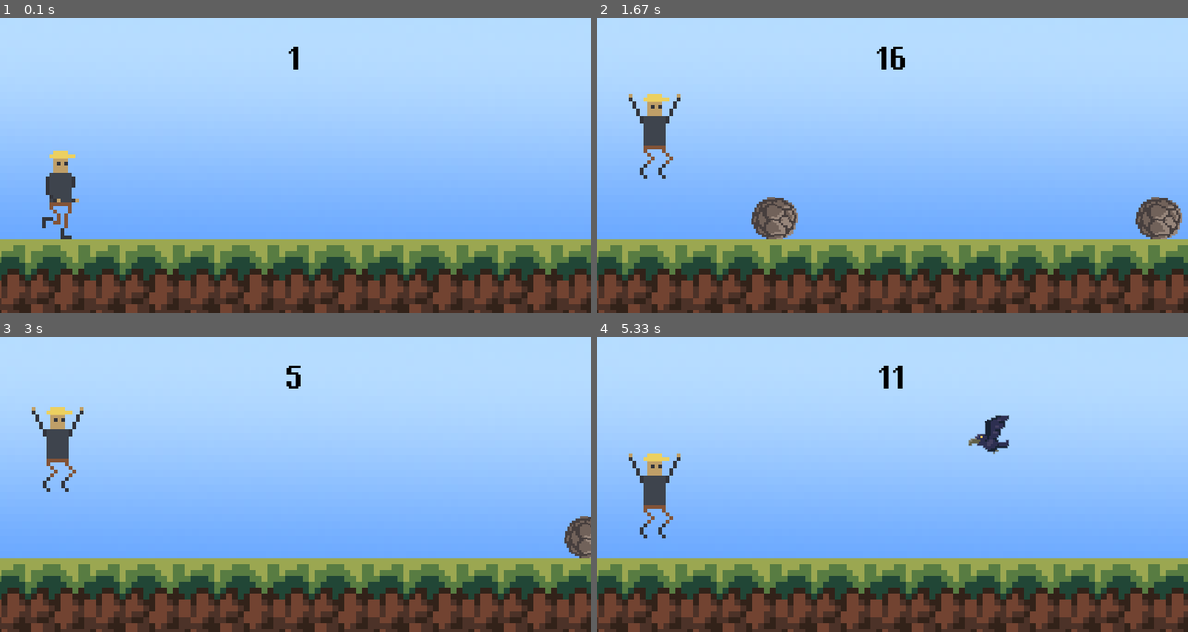
Above: before the commit, frames 1-4 (two rows, left to right).
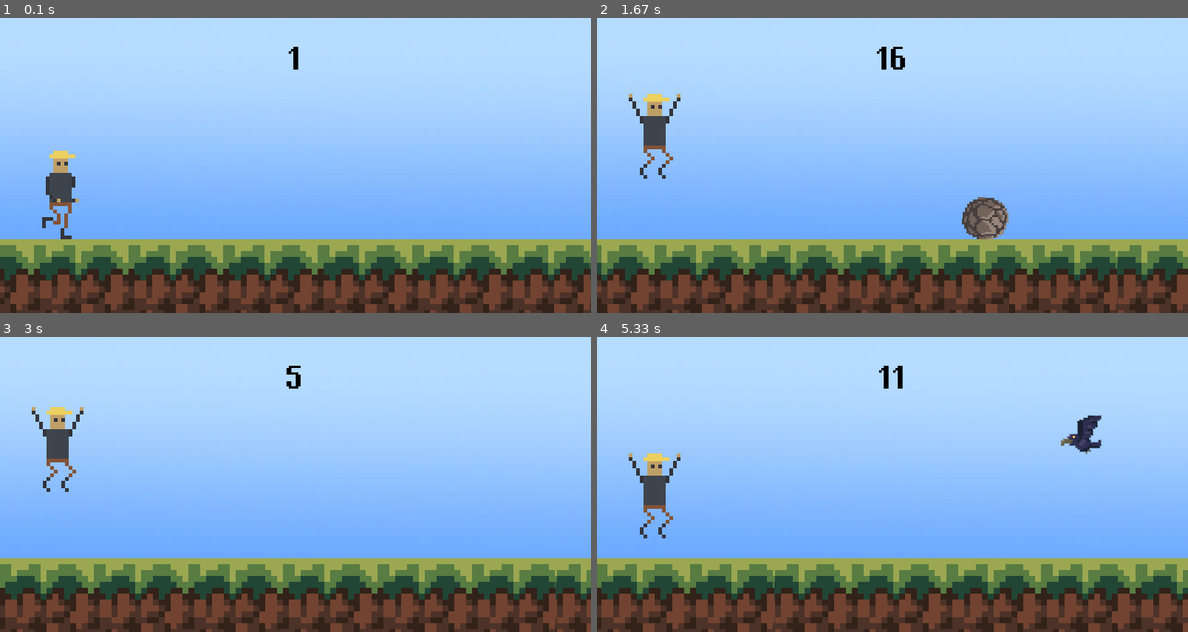
Above: after the commit, the same moments.

Repository: Dan-96/Pygame-Runner
Game: pygame game, started from main.py
The game is run twice, just before and just after one commit, with the same random seed, the same clock (stepped at 60 frames per second) and the same inputs.
Inputs:
- Up to frame 1 (0.1 s): no input
- Up to frame 2 (1.67 s): tap Space at 0.33, 0.73, 1.03, 1.23, 1.57 s
- Up to frame 3 (3 s): tap Space at 1.87, 2.07, 2.5, 2.63 s
- Up to frame 4 (5.33 s): tap Space at 3.4, 3.8, 4.23, 4.87 s

The runs differ from the first frame. In frame 1, 12% of the frame differs, in the area x 0-100%, y 77-100%; in frame 2, 17%; in frame 3, 16%; in frame 4, 17%, in the area x 0-100%, y 26-100%.

Commit message:
Ground scrolling and game difficulty scaling.
Added game difficulty scaling which makes objects faster as time passes.

Ground now scrolls infinitely with the same speed as objects.

Diff:
--- a/main.py
+++ b/main.py
@@ -90,9 +90,8 @@
 
     def update(self):
         self.animation_state()
-        self.rect.x -= 15
+        self.rect.x -= speed
         self.destroy()
-
 
 def display_score():
     current_time = int(round((pygame.time.get_ticks() - start_time) / 100))
@@ -116,7 +115,7 @@
 font = pygame.font.Font('Fonts/MP16REG.ttf', 50)
 game_active = True
 start_time = 0
-
+speed = 10
 player_group = pygame.sprite.GroupSingle()
 player_group.add(Player())
 
@@ -125,7 +124,10 @@
 # Background and ground
 background_surf = pygame.transform.scale((pygame.image.load('Graphics/Background.png').convert()), (800, 400))
 ground_surf = pygame.image.load('Graphics/Ground.png').convert()
-ground_rect = ground_surf.get_rect()
+ground_rect = ground_surf.get_rect(top = 300)
+ground_img_width = ground_surf.get_width()
+ground_x1 = 0
+ground_x2 = ground_img_width
 
 # Boulder obstacle
 boulder_frame_1 = pygame.image.load('Graphics/Enemy_boulder_1.png').convert_alpha()
@@ -141,7 +143,7 @@
 bird_frame_index = 0
 bird_surf = bird_frames[int(bird_frame_index)]
 
-# Timer
+# Timers
 obstacle_timer = pygame.USEREVENT + 1
 pygame.time.set_timer(obstacle_timer, 700)
 
@@ -150,6 +152,9 @@
 
 boulder_animation_timer = pygame.USEREVENT + 3
 pygame.time.set_timer(boulder_animation_timer, 100)
+
+obstacle_speed = pygame.USEREVENT + 4
+pygame.time.set_timer(obstacle_speed, 50)
 
 while True:
     for event in pygame.event.get():
@@ -158,7 +163,7 @@
             exit()
         if game_active:
             if event.type == obstacle_timer:
-                obstacle_group.add(Obstacle(choice(['bird', 'boulder', 'boulder', 'boulder'])))
+                obstacle_group.add(Obstacle(choice(['bird', 'boulder', 'boulder'])))
 
             if event.type == boulder_animation_timer:
                 if boulder_frame_index == 0:
@@ -174,6 +179,9 @@
                     bird_frame_index = 0
                 bird_surf = bird_frames[bird_frame_index]
 
+            if event.type == obstacle_speed:
+                speed += 0.01
+
         else:
             if event.type == pygame.KEYDOWN:
                 if event.key == pygame.K_SPACE:
@@ -181,9 +189,19 @@
                     game_active = True
 
     if game_active:
+        # Background
         screen.blit(background_surf, (0, 0))
-        screen.blit(ground_surf, (0, 300))
+        ground_x1 -= speed
+        ground_x2 -= speed
+        if ground_x1 < -ground_img_width:
+            ground_x1 = ground_x2 + ground_img_width
+        if ground_x2 < -ground_img_width:
+            ground_x2 = ground_x1 + ground_img_width
+        screen.blit(ground_surf, (ground_x1, 300))
+        screen.blit(ground_surf, (ground_x2, 300))
         score = display_score()
+        print(ground_x1)
+        print(ground_x2)
 
         # Player
         player_group.update()
@@ -194,6 +212,7 @@
 
 
     else:
+        speed = 10
         player_gravity = 0
         score_surf2 = font.render('PRESS SPACE BAR TO RESTART', False, 'white')
         score_rect2 = score_surf2.get_rect(center=(400, 200))
